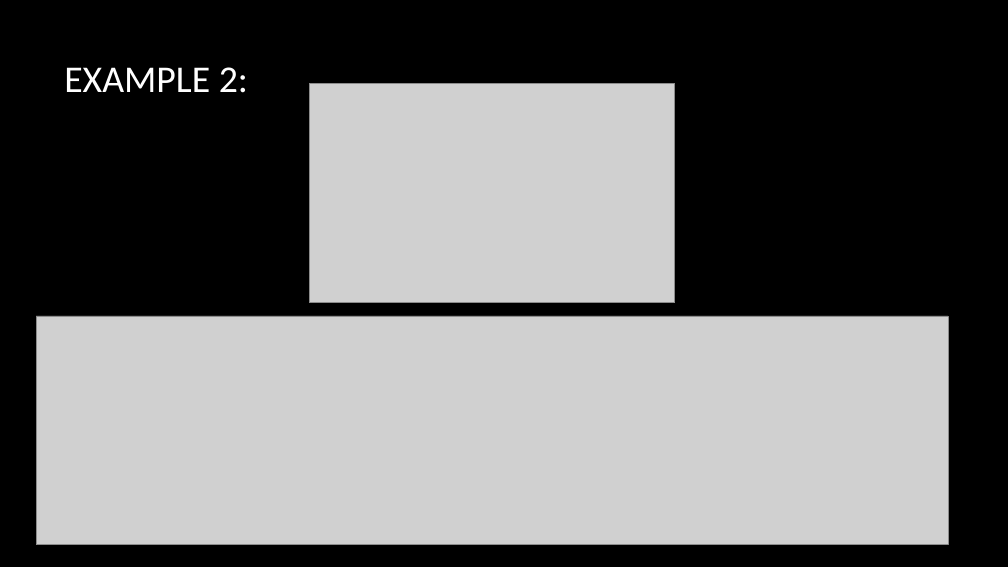
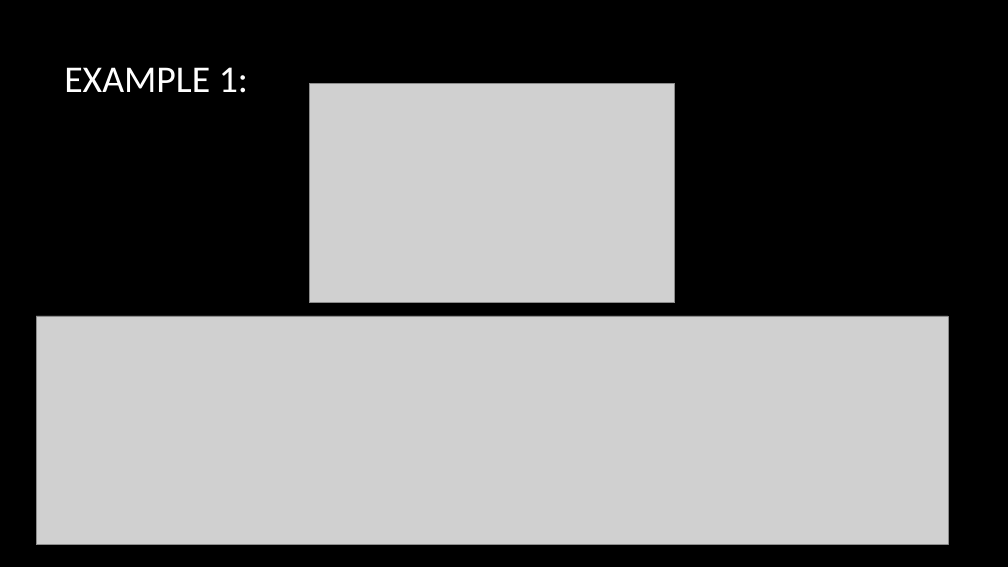
Before and after one commit to yanglinfang/w205_final_project, a slide deck: slide 10 of w205Presentation_UmberLin.pptx. Drawn at 1008x567 pixels with LibreOffice and Linux fonts; fonts in the diff are those of the drawing; grey boxes stand for pictures; background and template pictures are left out. Boxes give left, top, right and bottom in pixels: in the first picture for what was removed or moved away, otherwise in the second. Text is boxed around its words. In the diff, an @@ line names an element or a change of style, - is before the commit and + after.

Commit message:
correct typo

```diff
--- a/w205Presentation_UmberLin.pptx
+++ b/w205Presentation_UmberLin.pptx
@@ title at (64,67,248,93): text changed @@
-EXAMPLE 2:
+EXAMPLE 1:
```
Also in this commit, not shown: 1 other slide changed.
